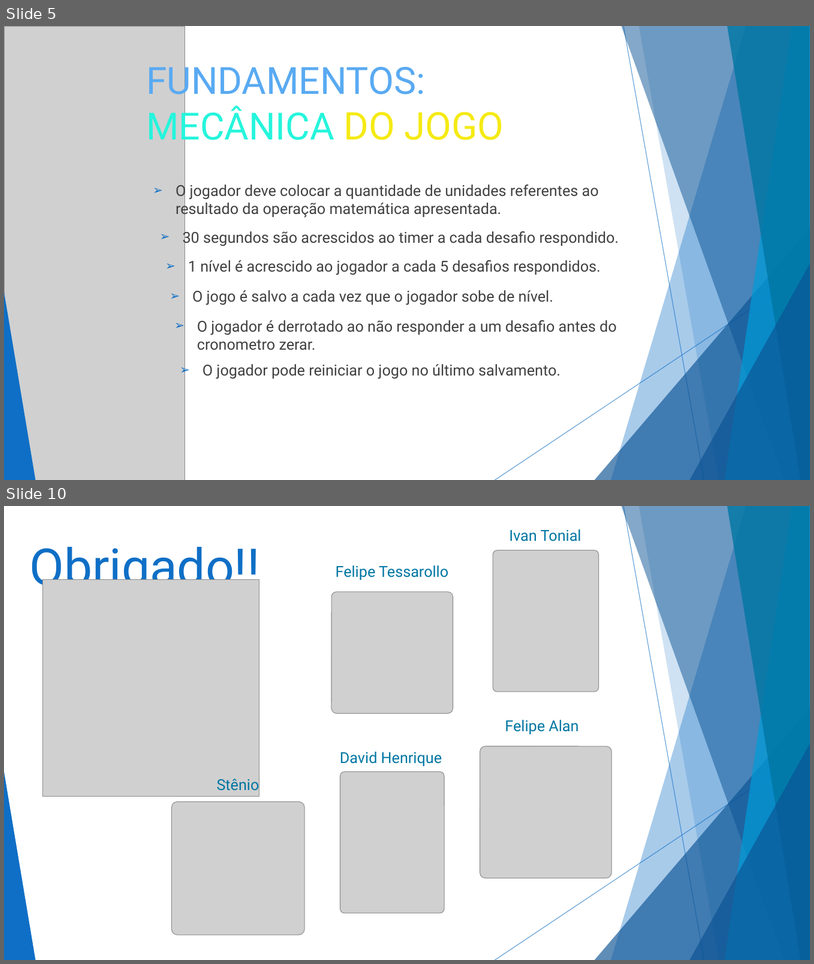
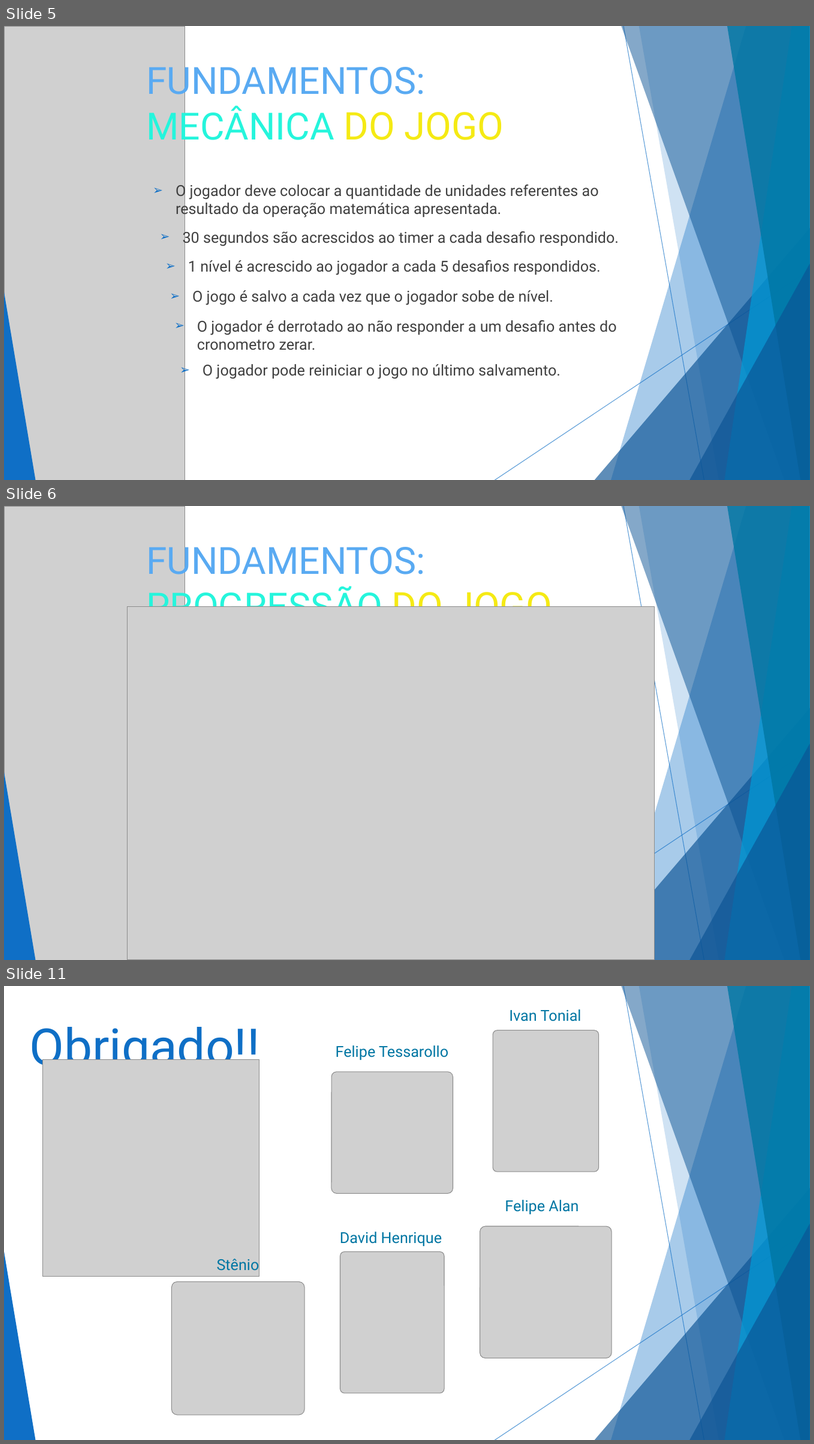
Before and after one commit to FelipeTRpo/AlphaMathcs, a slide deck: frontend/src/AlphaMethics.pptx. Shown one above the other, each under a label of ours: slides 5 and 10 before the commit, slides 5, 6 and 11 after it; the slides between them are not shown. The pictures are 814x964 and 814x1444 pixels, drawn with LibreOffice and Linux fonts; fonts in the diff are those of the drawing; grey boxes stand for pictures. Boxes give left, top, right and bottom in pixels: in the first picture for what was removed or moved away, otherwise in the second. Text is boxed around its words. In the diff, an @@ line names an element or a change of style, - is before the commit and + after.

```diff
--- a/frontend/src/AlphaMethics.pptx
+++ b/frontend/src/AlphaMethics.pptx
@@ slide 6 added at [4,506,810,960], background #FFFFFF; not listed: 10 template elements that a slide beside it also shows @@
@@ picture added at [4,506,185,960] @@
@@ text added at [146,540,552,607], 44.5 pt, text #59AAF2 @@
+FUNDAMENTOS:
+PROGRESSÃO DO JOGO
@@ picture added at [128,606,655,960] @@
@@ triangle added at [4,772,35,960], fill #0F6FC6 @@
@@ what was slide 10 is now slide 11 @@
```
Also in this commit, not shown: 1 slide changed, 3 other files.
